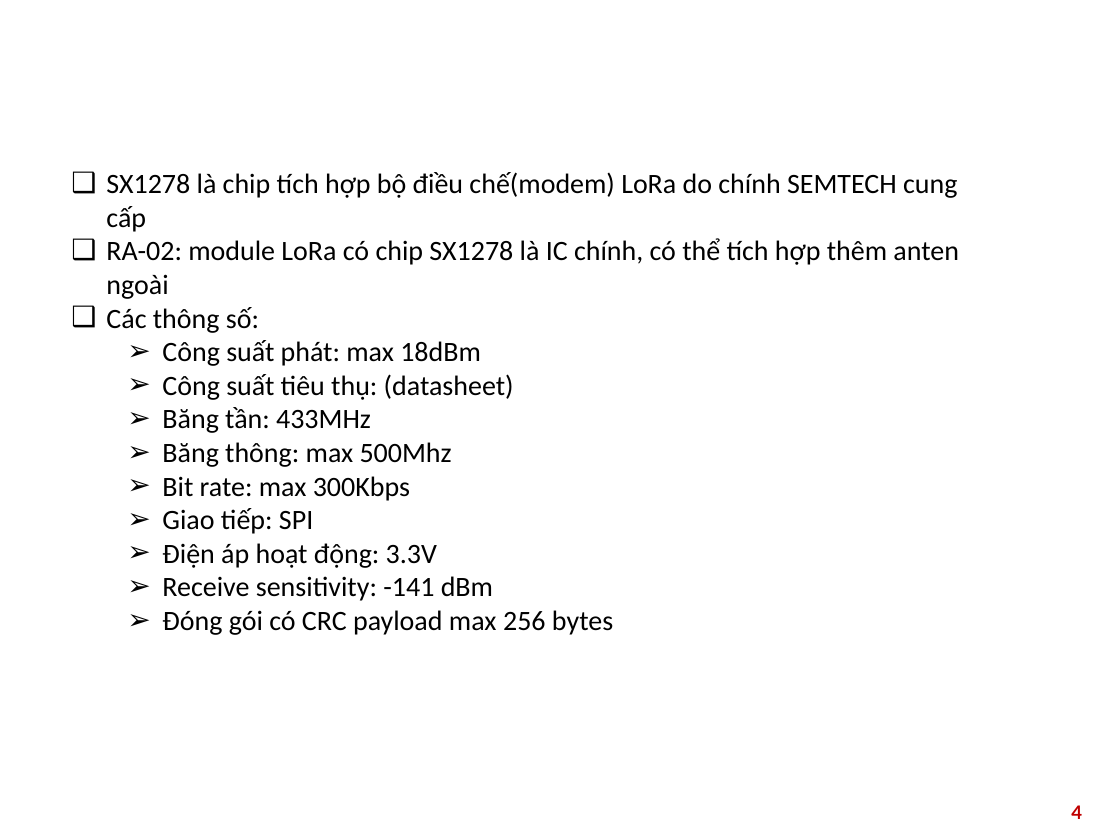
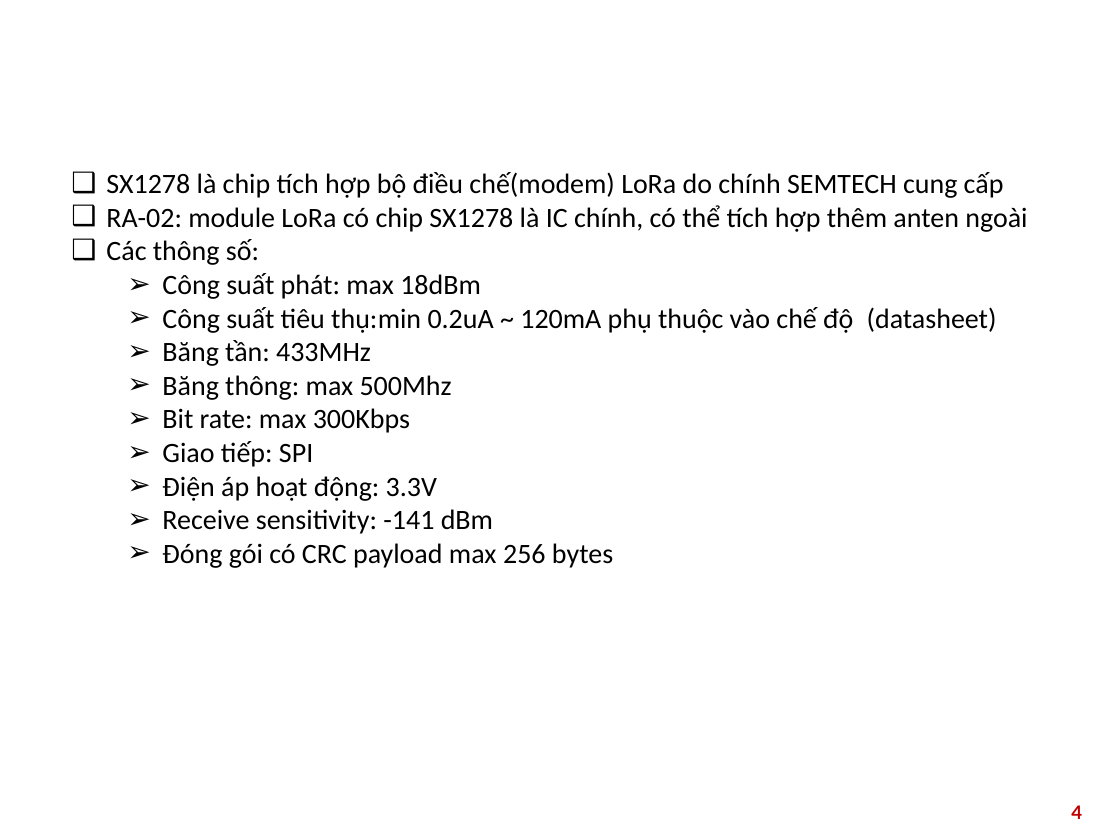
Before and after one commit to NQAnh2425/SmartGarden, a slide deck: slide 4 of smart_garden_report/LoRa_SX1278_guide.pptx. Drawn at 1120x840 pixels with LibreOffice and Linux fonts; fonts in the diff are those of the drawing; background and template pictures are left out. Boxes give left, top, right and bottom in pixels: in the first picture for what was removed or moved away, otherwise in the second. Text is boxed around its words. In the diff, an @@ line names an element or a change of style, - is before the commit and + after.

```diff
--- a/smart_garden_report/LoRa_SX1278_guide.pptx
+++ b/smart_garden_report/LoRa_SX1278_guide.pptx
@@ text at (162,307,997,333): text changed @@
-  ➢ Công suất tiêu thụ: (datasheet)
+  ➢ Công suất tiêu thụ:min 0.2uA ~ 120mA phụ thuộc vào chế độ (datasheet)
```
Also in this commit, not shown: 14 other slides changed, 2 slides added, 1 slide removed.
